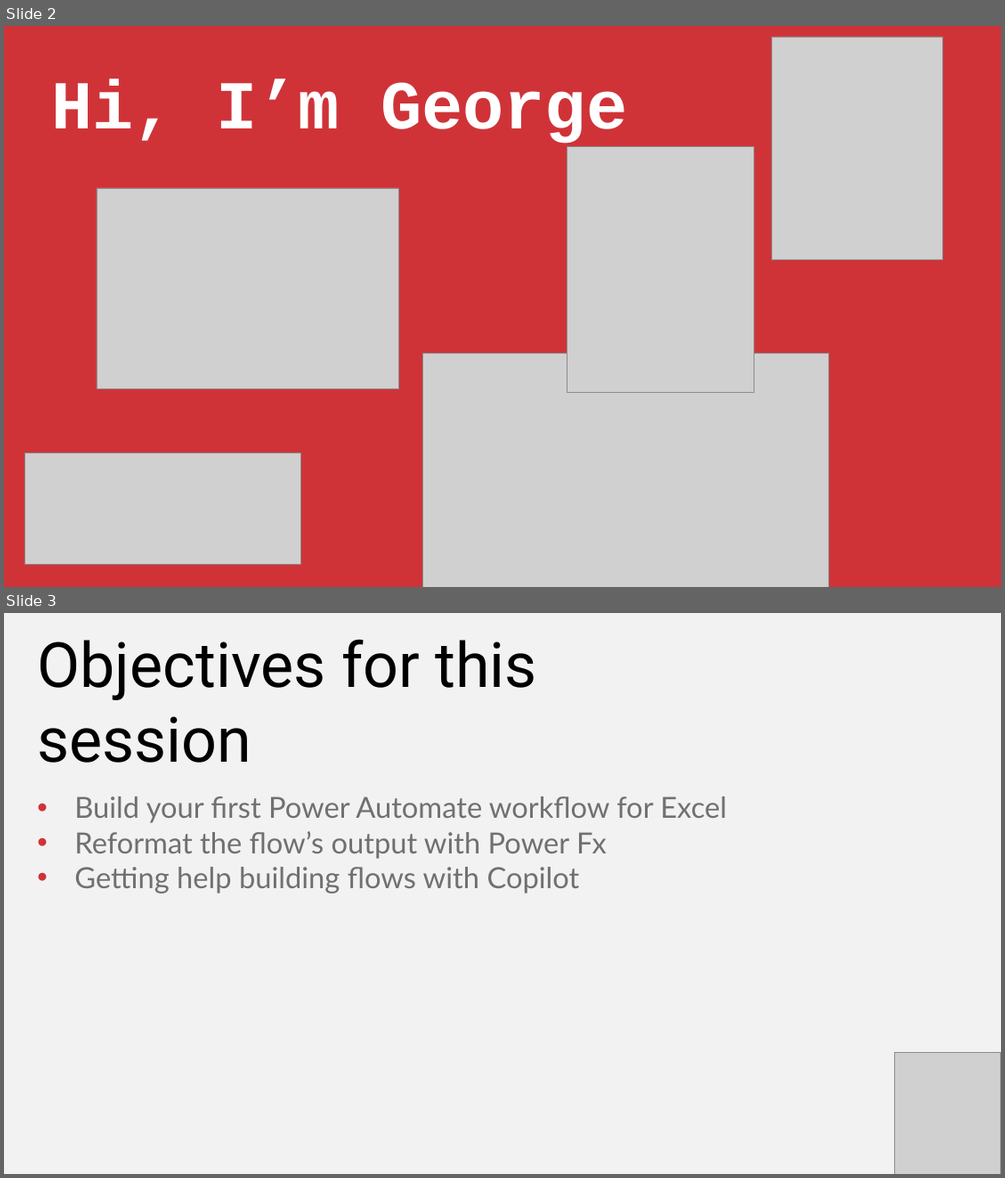
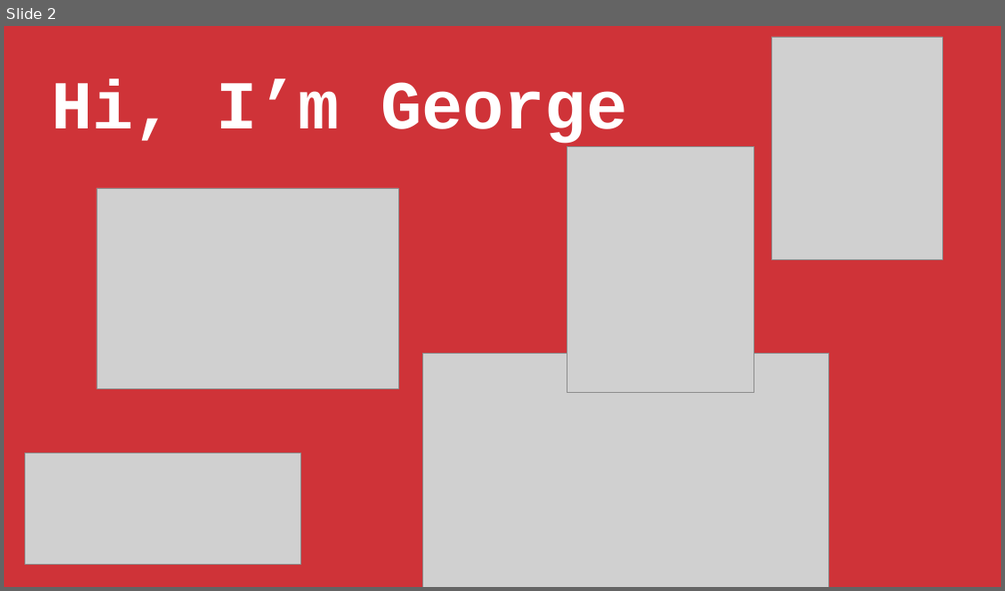
Before and after one commit to stringfestdata/getting-started-with-groupby-and-pivotby, a slide deck: getting-started-groupby-pivotby.pptx. Shown one above the other, each under a label of ours: slides 2 and 3 before the commit, slide 2 after it. The pictures are 1005x1178 and 1005x591 pixels, drawn with LibreOffice and Linux fonts; fonts in the diff are those of the drawing; grey boxes stand for pictures. Boxes give left, top, right and bottom in pixels: in the first picture for what was removed or moved away, otherwise in the second. Text is boxed around its words. In the diff, an @@ line names an element or a change of style, - is before the commit and + after.

```diff
--- a/getting-started-groupby-pivotby.pptx
+++ b/getting-started-groupby-pivotby.pptx
@@ slide 3 removed at [4,613,1001,1174], background #F2F2F2 @@
@@ text removed at [37,639,537,763] @@
-Objectives for this session
@@ text removed at [74,796,727,893] @@
-• Build your first Power Automate workflow for Excel
-• Reformat the flow’s output with Power Fx
-• Getting help building flows with Copilot
@@ picture removed at [895,1052,1000,1174] @@
```
Also in this commit, not shown: 1 slide changed, 1 slide added, 3 other slides removed.
